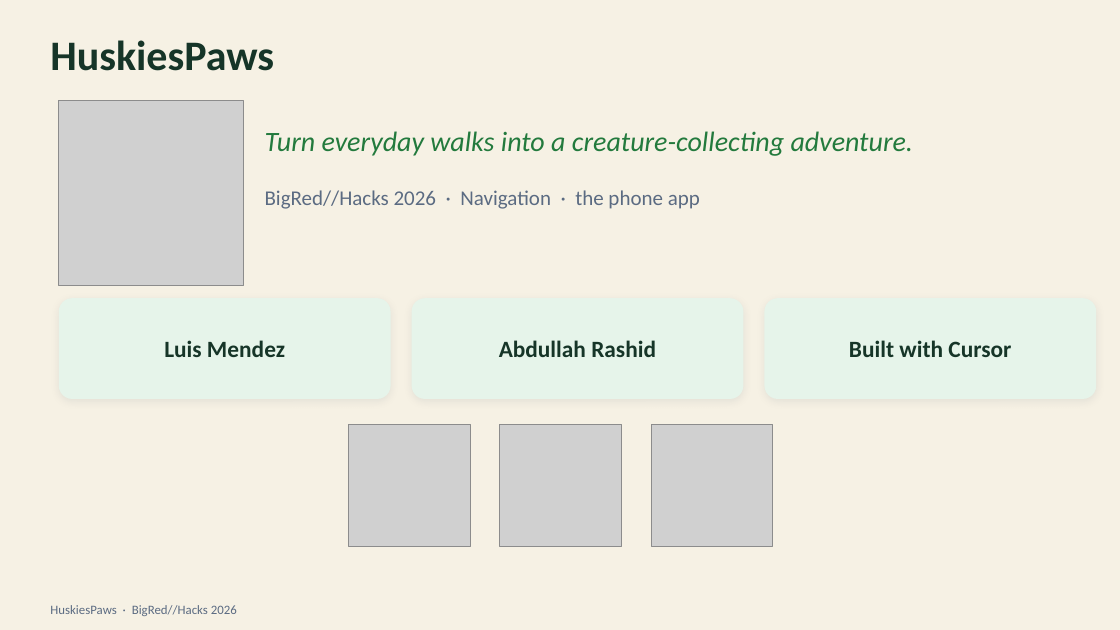
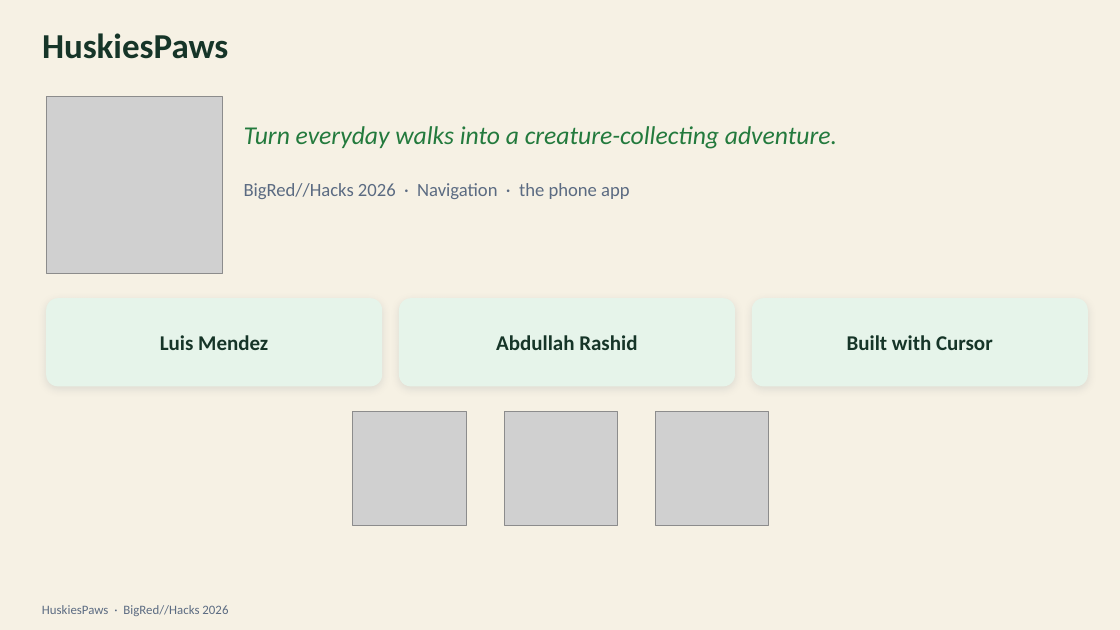
Before and after one commit to LuisMend12/HuskiesPaws, a slide deck: slide 1 of docs/presentation/HuskiesPaws-BigRedHacks-2026.pptx. Drawn at 1120x630 pixels with LibreOffice and Linux fonts; fonts in the diff are those of the drawing; grey boxes stand for pictures. Boxes give left, top, right and bottom in pixels: in the first picture for what was removed or moved away, otherwise in the second. Text is boxed around its words. In the diff, an @@ line names an element or a change of style, - is before the commit and + after.

```diff
--- a/docs/presentation/HuskiesPaws-BigRedHacks-2026.pptx
+++ b/docs/presentation/HuskiesPaws-BigRedHacks-2026.pptx
@@ title "HuskiesPaws": place and size @@
-title "HuskiesPaws" at (50, 40, 274, 71)
+title "HuskiesPaws" at (42, 33, 228, 59)
@@ title "HuskiesPaws" at (42, 33, 228, 59): size 36 to 30 pt @@
@@ picture: place and size @@
-picture at (59, 101, 244, 286)
+picture at (46, 97, 223, 273)
@@ text "Turn everyday walks into a ...": place and size @@
-text "Turn everyday walks into a ..." at (265, 131, 913, 156)
+text "Turn everyday walks into a ..." at (244, 126, 837, 149)
@@ text "Turn everyday walks into a ..." at (244, 126, 837, 149): size 24 to 22 pt @@
@@ text "BigRed//Hacks 2026 · Navigation · ...": place and size @@
-text "BigRed//Hacks 2026 · Navigation · ..." at (265, 190, 700, 209)
+text "BigRed//Hacks 2026 · Navigation · ..." at (244, 183, 629, 199)
@@ text "BigRed//Hacks 2026 · Navigation · ..." at (244, 183, 629, 199): size 18 to 16 pt @@
@@ rounded rectangle: place and size @@
-rounded rectangle at (59, 298, 391, 399)
+rounded rectangle at (46, 298, 382, 386)
@@ rounded rectangle: place and size @@
-rounded rectangle at (412, 298, 744, 399)
+rounded rectangle at (399, 298, 735, 386)
@@ shadow changed in 3 elements at (46, 298, 382, 386), (399, 298, 735, 386), (752, 298, 1088, 386) @@
@@ rounded rectangle: place and size @@
-rounded rectangle at (765, 298, 1096, 399)
+rounded rectangle at (752, 298, 1088, 386)
@@ size 20 to 18 pt in 3 elements at (496, 335, 637, 350), (160, 335, 268, 350), (847, 335, 993, 350) @@
@@ picture: place and size @@
-picture at (349, 424, 471, 546)
+picture at (353, 412, 466, 525)
@@ picture: place and size @@
-picture at (500, 424, 622, 546)
+picture at (504, 412, 618, 525)
@@ picture: place and size @@
-picture at (651, 424, 773, 546)
+picture at (655, 412, 769, 525)
@@ text "HuskiesPaws · BigRed//Hacks 2026": place and size @@
-text "HuskiesPaws · BigRed//Hacks 2026" at (50, 605, 237, 616)
+text "HuskiesPaws · BigRed//Hacks 2026" at (42, 605, 228, 616)
```
Also in this commit, not shown: 4 other slides changed, 2 slides added, 2 slides removed, 23 other files.
